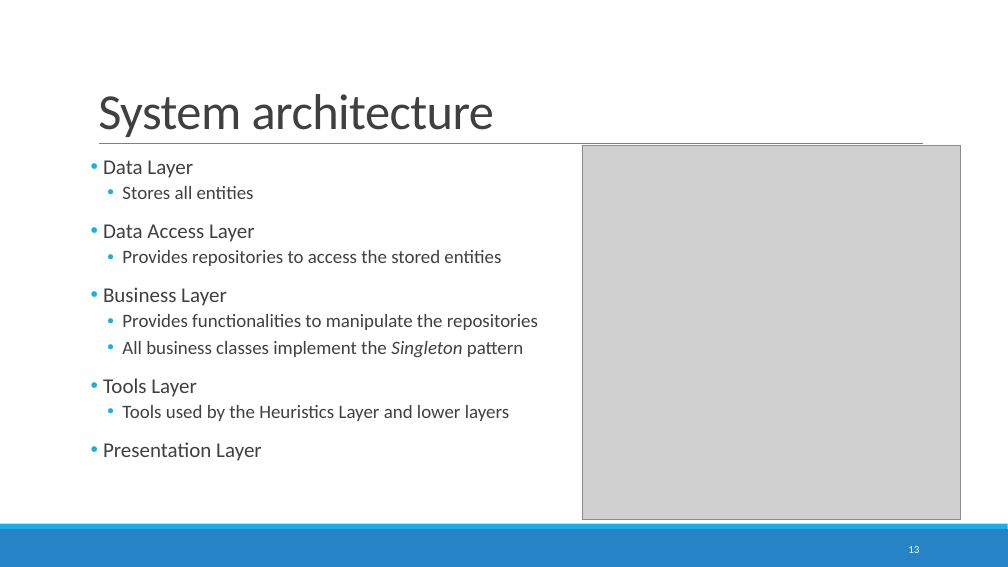
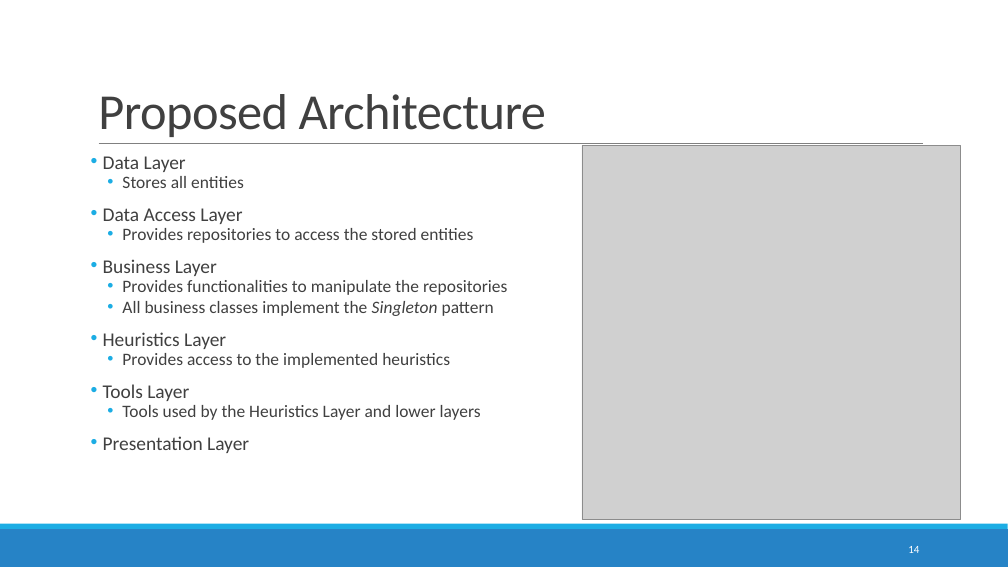
Before and after one commit to devilsdante/isel-examtimetabling-2014-2015, a slide deck: slide 14 of doc/Apresentação Oral/Examination Timetabling Automation using Hybrid Meta-heuristics.pptx (slide 13 before the commit). Drawn at 1008x567 pixels with LibreOffice and Linux fonts; fonts in the diff are those of the drawing; grey boxes stand for pictures. Boxes give left, top, right and bottom in pixels: in the first picture for what was removed or moved away, otherwise in the second. Text is boxed around its words. In the diff, an @@ line names an element or a change of style, - is before the commit and + after.

```diff
--- a/doc/Apresentação Oral/Examination Timetabling Automation using Hybrid Meta-heuristics.pptx
+++ b/doc/Apresentação Oral/Examination Timetabling Automation using Hybrid Meta-heuristics.pptx
@@ title at [98, 94, 546, 137]: text changed @@
-System architecture
+Proposed Architecture
@@ text at [103, 156, 507, 453]: size 20 to 18.5 pt in "Data Layer", "Data Access Layer", "Business Layer", "Tools Layer" and 1 more places; size 18 to 16.6 pt in "Stores all entities", "Provides repositories to access the stored entities", "Provides functionalities to manipulate the repositories", "All business classes implement the Singleton pattern" and 1 more places; line spacing 0.9 to 0.7 @@
@@ text at [103, 332, 450, 368]: paragraphs added @@
+• Heuristics Layer
+  • Provides access to the implemented heuristics
@@ page number at [908, 546, 919, 553]: text changed @@
-13
+14
```
Also in this commit, not shown: 22 other slides changed, 3 slides added, 4 other files.
